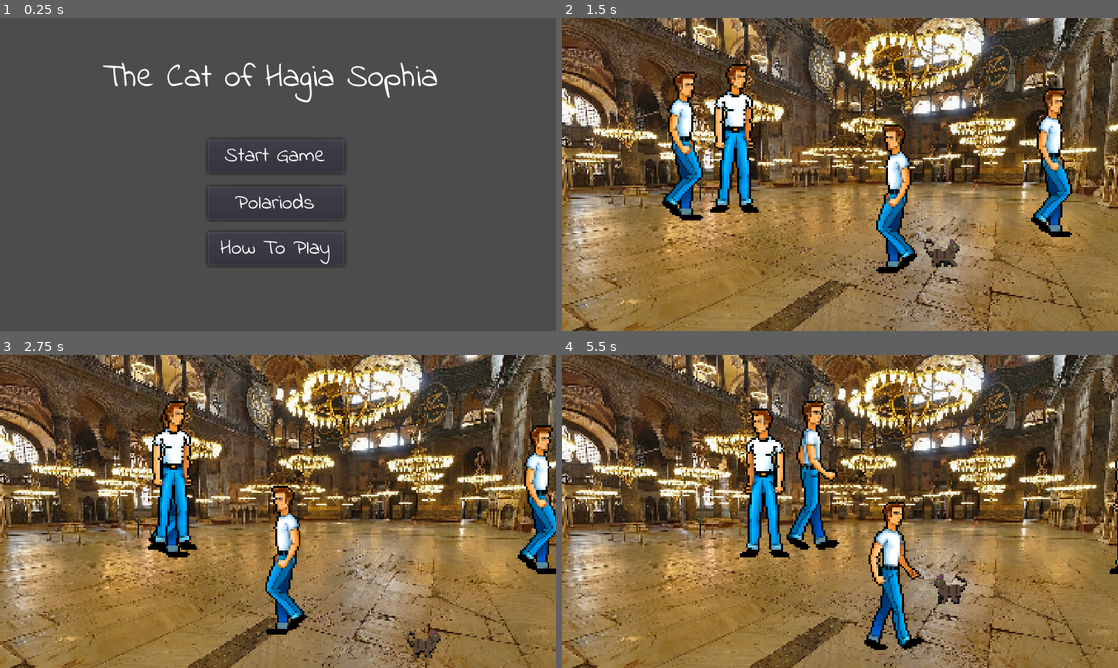
Above: before the commit, frames 1-4 (two rows, left to right).
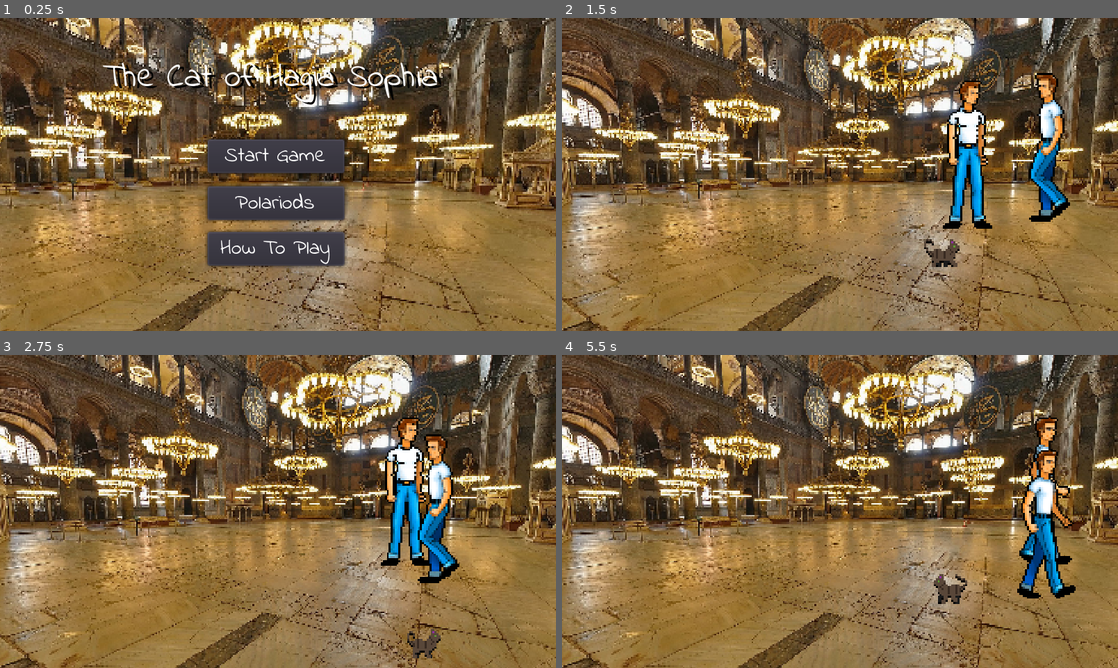
Above: after the commit, the same moments.

Repository: Frozander/BAUGamejam2021
Game: Godot game, scene res://Scenes/TitleScreen.tscn
Same seed, same stepped clock (60 frames per second), same inputs: the game is played once before the commit and once after it. Sound files missing from this copy of the repository are replaced by a short silence.
Inputs:
- Up to frame 1 (0.25 s): no input
- Up to frame 2 (1.5 s): click "Start Game" at 0.5 s; hold Right (ui_right) from 1.28 s (still down)
- Up to frame 3 (2.75 s): tap Space (ui_select) at 1.52, 2.27 s; release Right (ui_right) at 2.03 s; hold Down (ui_down) from 2.03 s (still down)
- Up to frame 4 (5.5 s): release Down (ui_down) at 2.78 s; hold Right (ui_right) 2.78-3.53 s; hold Up (ui_up) 3.53-4.28 s; tap Space (ui_select) at 3.77, 4.52, 5.27 s; hold Left (ui_left) from 4.28 s (still down)

The runs differ from the first frame. In frame 1, 88% of the frame differs, in the area x 0-100%, y 0-100%; in frame 2, 48%; in frame 3, 48%; in frame 4, 48%.

Commit message:
Changeing scene functionality

Diff:
--- a/Scenes/Game.gd
+++ b/Scenes/Game.gd
@@ -3,6 +3,8 @@
 const ZONE_X = 240
 const ZONE_Y = 40
 const PERSON_COUNT = 4
+
+const PART_CHANGE_X_GAP = 30
 
 var rng = RandomNumberGenerator.new()
 
@@ -10,14 +12,18 @@
 
 const PERSON = preload("res://Assets/Prefabs/Person.tscn")
 
-var current_part = 0
+var current_part = 1
 
-const BACKGROUNDS = [preload("res://Assets/Images/Backgrounds/background_00.png")]
+const BACKGROUNDS = [
+	preload("res://Assets/Images/Backgrounds/background_second_floor_pixelart.png"),
+	preload("res://Assets/Images/Backgrounds/background_first_floor_pixelart.png"),
+	preload("res://Assets/Images/Backgrounds/background_garden_pixelart.png")
+]
 
 
 # Called when the node enters the scene tree for the first time.
 func _ready():
-	change_part()
+
 	rng.randomize()
 	for i in 3:
 		people.append([])
@@ -27,18 +33,37 @@
 			person.position.x += rand[0]
 			person.position.y += rand[1]
 			people[i].append(person)
-
-	for p in len(people[current_part]):
-		$MoveZone.add_child(people[current_part][p])
+	change_part(1)
 
 func random_positon_in_move_zone():
 	var x = rng.randf_range(-ZONE_X, ZONE_X)
 	var y = rng.randf_range(-ZONE_Y, ZONE_Y)
 	return [x,y]
 
-func change_part ():
+func change_part (part):
+	if current_part < part:
+		$Cat.position.x = 0 + PART_CHANGE_X_GAP
+	elif current_part > part:
+		$Cat.position.x = (2 * ZONE_X) - (2.5 * PART_CHANGE_X_GAP)
+
+	for p in len(people[current_part]):
+			$MoveZone.remove_child(people[current_part][p])
+
+	current_part = part
+
+	for p in len(people[current_part]):
+		$MoveZone.add_child(people[current_part][p])
+
 	$Backgound.texture = BACKGROUNDS[current_part]
 
-# Called every frame. 'delta' is the elapsed time since the previous frame.
-#func _process(delta):
-#	pass
+func _on_RightPort_area_entered(area):
+	if area == $Cat:
+		if current_part < len(BACKGROUNDS):
+			change_part(current_part + 1)
+
+
+
+func _on_LeftPort_area_entered(area):
+	if area == $Cat:
+		if current_part > 0:
+			change_part(current_part - 1)
--- a/Scenes/Game.tscn
+++ b/Scenes/Game.tscn
@@ -1,18 +1,21 @@
-[gd_scene load_steps=5 format=2]
+[gd_scene load_steps=6 format=2]
 
-[ext_resource path="res://Assets/Images/Backgrounds/background_00.png" type="Texture" id=1]
+[ext_resource path="res://Assets/Images/Backgrounds/background_first_floor_pixelart.png" type="Texture" id=1]
 [ext_resource path="res://Assets/Prefabs/Cat.tscn" type="PackedScene" id=2]
 [ext_resource path="res://Scenes/Game.gd" type="Script" id=3]
 
 [sub_resource type="RectangleShape2D" id=1]
 extents = Vector2( 240, 40 )
 
+[sub_resource type="RectangleShape2D" id=2]
+extents = Vector2( 10, 48.5 )
+
 [node name="Game" type="Node2D"]
 script = ExtResource( 3 )
 
 [node name="Backgound" type="Sprite" parent="."]
-position = Vector2( 232.622, 119.277 )
-scale = Vector2( 0.294915, 0.294915 )
+position = Vector2( 227.854, 136.228 )
+scale = Vector2( 0.286086, 0.286086 )
 texture = ExtResource( 1 )
 
 [node name="Cat" parent="." instance=ExtResource( 2 )]
@@ -22,4 +25,25 @@
 position = Vector2( 216.703, 168.821 )
 
 [node name="CollisionShape2D" type="CollisionShape2D" parent="MoveZone"]
+position = Vector2( 0.5, -0.529724 )
 shape = SubResource( 1 )
+
+[node name="RightPort" type="Area2D" parent="."]
+position = Vector2( 441.5, 170 )
+__meta__ = {
+"_edit_group_": true
+}
+
+[node name="CollisionShape2D" type="CollisionShape2D" parent="RightPort"]
+shape = SubResource( 2 )
+
+[node name="LeftPort" type="Area2D" parent="."]
+position = Vector2( -14, 167 )
+__meta__ = {
+"_edit_group_": true
+}
+
+[node name="CollisionShape2D" type="CollisionShape2D" parent="LeftPort"]
+shape = SubResource( 2 )
+[connection signal="area_entered" from="RightPort" to="." method="_on_RightPort_area_entered"]
+[connection signal="area_entered" from="LeftPort" to="." method="_on_LeftPort_area_entered"]
--- a/Scenes/TitleScreen.tscn
+++ b/Scenes/TitleScreen.tscn
@@ -1,8 +1,9 @@
-[gd_scene load_steps=6 format=2]
+[gd_scene load_steps=7 format=2]
 
 [ext_resource path="res://Assets/Fonts/IndieFlower-Regular.ttf" type="DynamicFontData" id=1]
 [ext_resource path="res://Assets/Prefabs/MenuButton.tscn" type="PackedScene" id=2]
 [ext_resource path="res://Scenes/FadeIn.tscn" type="PackedScene" id=3]
+[ext_resource path="res://Assets/Images/Backgrounds/background_00.png" type="Texture" id=4]
 
 [sub_resource type="GDScript" id=1]
 script/source = "extends Control
@@ -39,13 +40,25 @@
 "_edit_use_anchors_": false
 }
 
+[node name="background_00" type="Sprite" parent="."]
+position = Vector2( 189.451, 117.663 )
+scale = Vector2( 0.312559, 0.312559 )
+texture = ExtResource( 4 )
+
 [node name="Label" type="Label" parent="."]
 margin_left = 78.2067
 margin_top = 26.7375
 margin_right = 342.207
 margin_bottom = 65.7375
 custom_fonts/font = SubResource( 2 )
+custom_colors/font_outline_modulate = Color( 0, 0, 0, 1 )
+custom_colors/font_color_shadow = Color( 0, 0, 0, 1 )
+custom_constants/shadow_offset_x = 3
+custom_constants/shadow_offset_y = 2
 text = "The Cat of Hagia Sophia"
+__meta__ = {
+"_edit_use_anchors_": false
+}
 
 [node name="FadeIn" parent="." instance=ExtResource( 3 )]
 visible = false
--- a/project.godot
+++ b/project.godot
@@ -30,7 +30,7 @@
 
 [editor_plugins]
 
-enabled=PoolStringArray( "godot-git-control.funabab" )
+enabled=PoolStringArray(  )
 
 [importer_defaults]
 
Binary file added: Assets/Images/Backgrounds/background_first_floor.png
Not shown, added: Assets/Images/Backgrounds/background_first_floor.png.import
Binary file added: Assets/Images/Backgrounds/background_first_floor_pixelart.png
Not shown, added: Assets/Images/Backgrounds/background_first_floor_pixelart.png.import
Binary file added: Assets/Images/Backgrounds/background_garden.png
Not shown, added: Assets/Images/Backgrounds/background_garden.png.import
Binary file added: Assets/Images/Backgrounds/background_garden_pixelart.png
Not shown, added: Assets/Images/Backgrounds/background_garden_pixelart.png.import
Binary file added: Assets/Images/Backgrounds/background_second_floor.png
Not shown, added: Assets/Images/Backgrounds/background_second_floor.png.import
Binary file added: Assets/Images/Backgrounds/background_second_floor_pixelart.png
Not shown, added: Assets/Images/Backgrounds/background_second_floor_pixelart.png.import
(and 1 more such lines)
